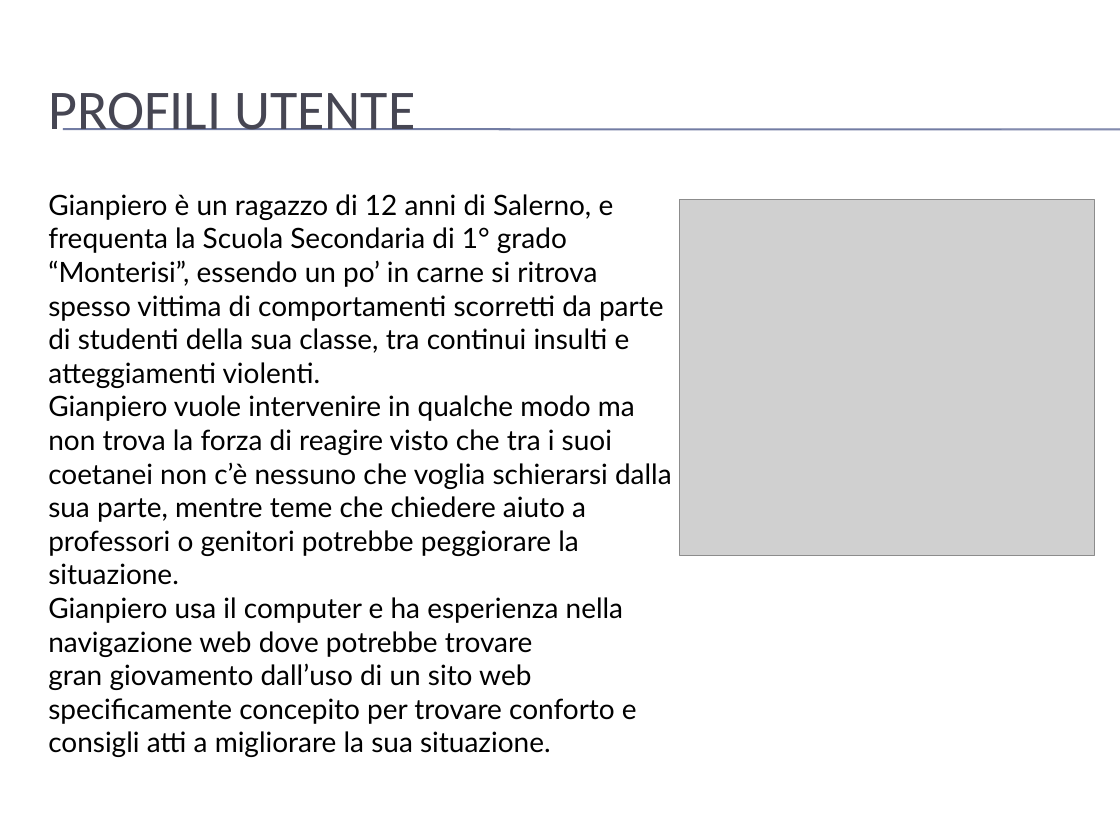
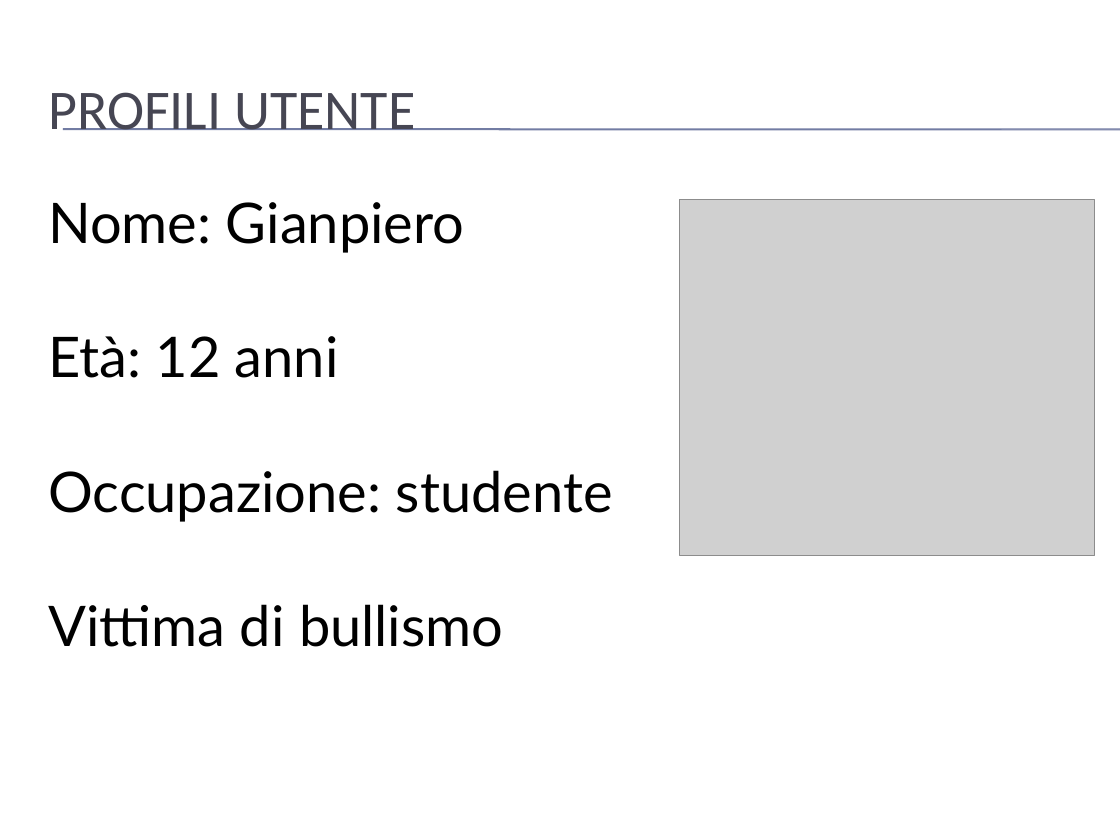
Before and after one commit to mario-santoro/Bullyingless, a slide deck: slide 5 of Assignment n.4/presentazione.pptx. Drawn at 1120x840 pixels with LibreOffice and Linux fonts; fonts in the diff are those of the drawing; grey boxes stand for pictures; background and template pictures are left out. Boxes give left, top, right and bottom in pixels: in the first picture for what was removed or moved away, otherwise in the second. Text is boxed around its words. In the diff, an @@ line names an element or a change of style, - is before the commit and + after.

```diff
--- a/Assignment n.4/presentazione.pptx
+++ b/Assignment n.4/presentazione.pptx
@@ text at [48, 202, 613, 647]: text changed; size 18 to 36 pt @@
-Gianpiero è un ragazzo di 12 anni di Salerno, e frequenta la Scuola Secondaria di 1° grado “Monterisi”, essendo un po’ in carne si ritrova spesso vittima di comportamenti scorretti da parte di studenti della sua classe, tra continui insulti e atteggiamenti violenti.
-Gianpiero vuole intervenire in qualche modo ma non trova la forza di reagire visto che tra i suoi coetanei non c’è nessuno che voglia schierarsi dalla sua parte, mentre teme che chiedere aiuto a professori o genitori potrebbe peggiorare la situazione.
-Gianpiero usa il computer e ha esperienza nella navigazione web dove potrebbe trovare
-gran giovamento dall’uso di un sito web specificamente concepito per trovare conforto e consigli atti a migliorare la sua situazione.
+Nome: Gianpiero
+Età: 12 anni
+Occupazione: studente
+Vittima di bullismo
```
Also in this commit, not shown: 13 other slides changed, 1 slide removed.
